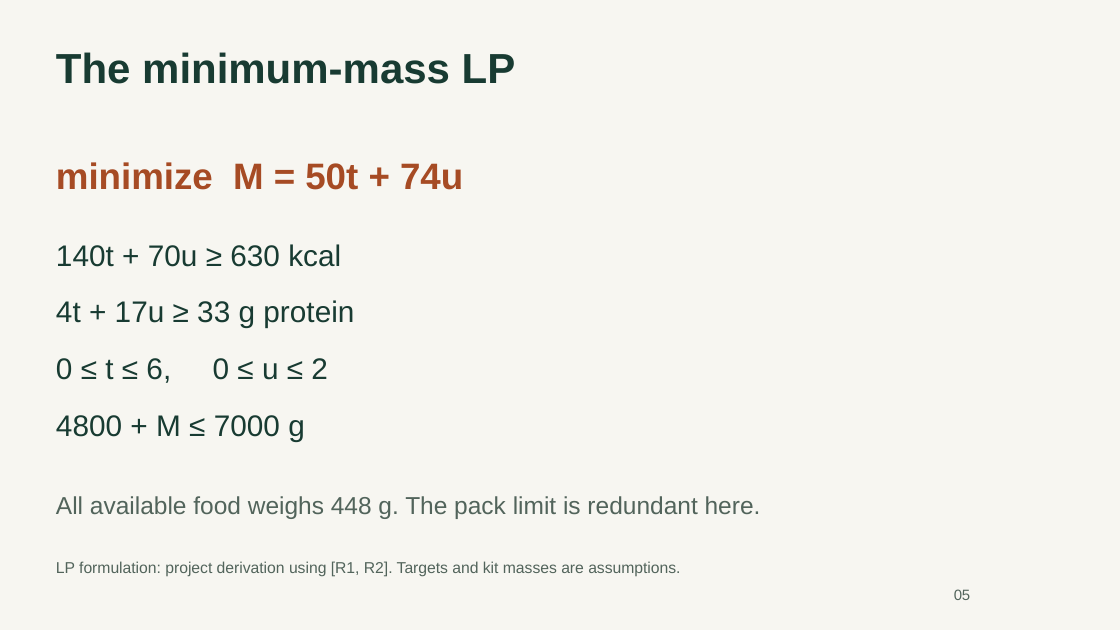
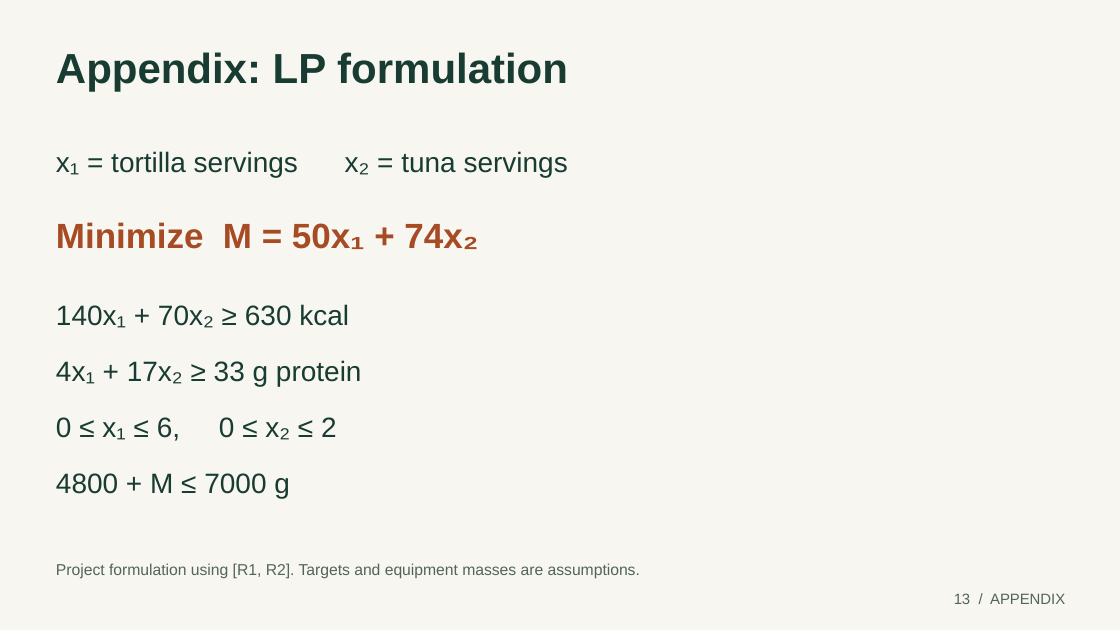
Before and after one commit to mavroul1s/TrailBalance, a slide deck: slide 13 of presentations/milestone-01/TrailBalance-Milestone-01.pptx (slide 5 before the commit). Drawn at 1120x630 pixels with LibreOffice and Linux fonts; fonts in the diff are those of the drawing. Boxes give left, top, right and bottom in pixels: in the first picture for what was removed or moved away, otherwise in the second. Text is boxed around its words. In the diff, an @@ line names an element or a change of style, - is before the commit and + after.

```diff
--- a/presentations/milestone-01/TrailBalance-Milestone-01.pptx
+++ b/presentations/milestone-01/TrailBalance-Milestone-01.pptx
@@ text at (x1=56, y1=52, x2=568, y2=92): text changed @@
-The minimum-mass LP
+Appendix: LP formulation
@@ text added at (x1=56, y1=151, x2=568, y2=177), 24 pt, text #183B32 @@
+x₁ = tortilla servings x₂ = tuna servings
@@ text at (x1=56, y1=222, x2=478, y2=249): text changed; size 31.5 to 30 pt @@
-minimize M = 50t + 74u
+Minimize M = 50x₁ + 74x₂
@@ text at (x1=56, y1=304, x2=349, y2=328): text changed; size 25.5 to 24 pt @@
-140t + 70u ≥ 630 kcal
+140x₁ + 70x₂ ≥ 630 kcal
@@ text at (x1=56, y1=360, x2=362, y2=386): text changed; size 25.5 to 24 pt @@
-4t + 17u ≥ 33 g protein
+4x₁ + 17x₂ ≥ 33 g protein
@@ text at (x1=56, y1=417, x2=337, y2=441): text changed; size 25.5 to 24 pt @@
-0 ≤ t ≤ 6, 0 ≤ u ≤ 2
+0 ≤ x₁ ≤ 6, 0 ≤ x₂ ≤ 2
@@ text "4800 + M ≤ 7000 ..." moved from (x1=56, y1=415, x2=305, y2=442) to (x1=56, y1=473, x2=290, y2=498) @@
@@ text "4800 + M ≤ 7000 ..." at (x1=56, y1=473, x2=290, y2=498): size 25.5 to 24 pt @@
@@ text removed at (x1=56, y1=496, x2=761, y2=519) @@
-All available food weighs 448 g. The pack limit is redundant here.
@@ text at (x1=56, y1=563, x2=640, y2=579): text changed @@
-LP formulation: project derivation using [R1, R2]. Targets and kit masses are assumptions.
+Project formulation using [R1, R2]. Targets and equipment masses are assumptions.
@@ text removed at (x1=954, y1=589, x2=971, y2=600) @@
-05
@@ text added at (x1=954, y1=593, x2=1065, y2=604), 12.8 pt, text #52645B @@
+13 / APPENDIX
```
Also in this commit, not shown: 9 other slides changed, 10 slides added, 8 slides removed, 8 other files.
